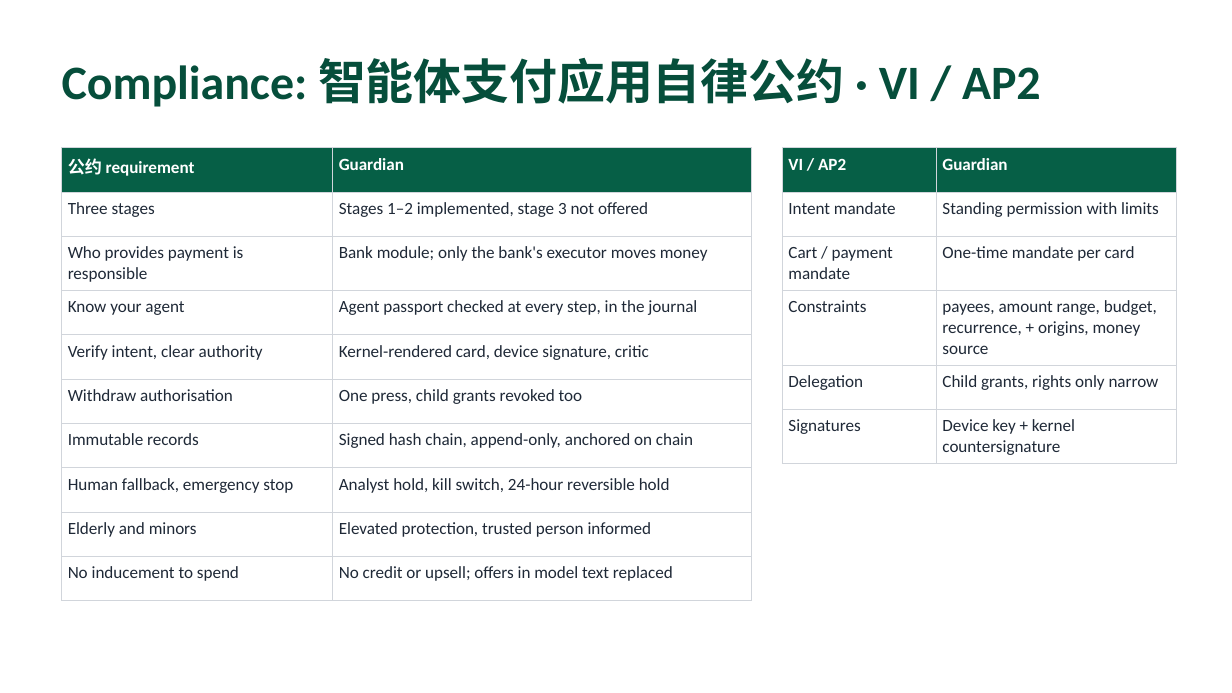
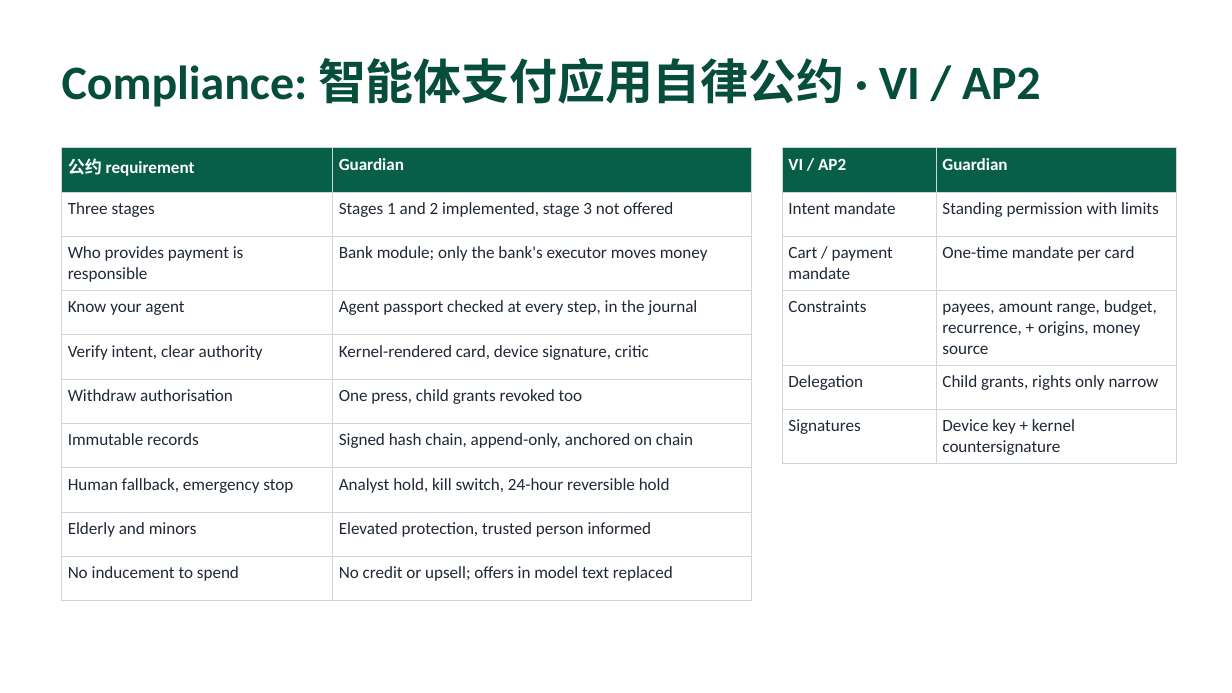
Before and after one commit to yourfavoriteself/ShenzhenFinTechathonTopicA, a slide deck: slide 10 of docs/presentation.pptx. Drawn at 1232x693 pixels with LibreOffice and Linux fonts; fonts in the diff are those of the drawing. Boxes give left, top, right and bottom in pixels: in the first picture for what was removed or moved away, otherwise in the second. Text is boxed around its words. In the diff, an @@ line names an element or a change of style, - is before the commit and + after.

```diff
--- a/docs/presentation.pptx
+++ b/docs/presentation.pptx
@@ table at (62, 148, 752, 585) @@
-row 2, column 2: Stages 1–2 implemented, stage 3 not offered
+row 2, column 2: Stages 1 and 2 implemented, stage 3 not offered
```
Also in this commit, not shown: 4 other slides changed, 40 other files.
